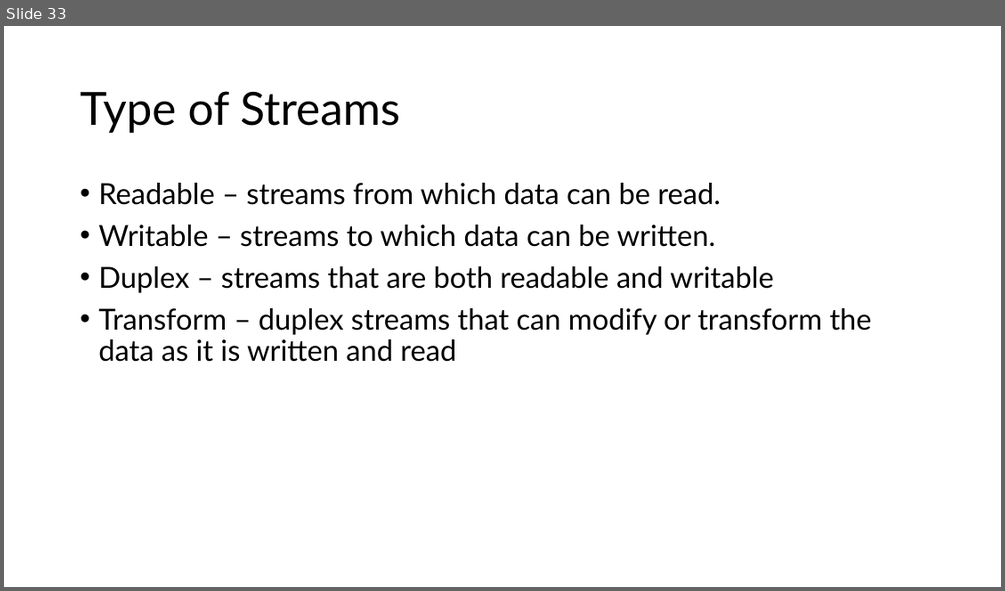
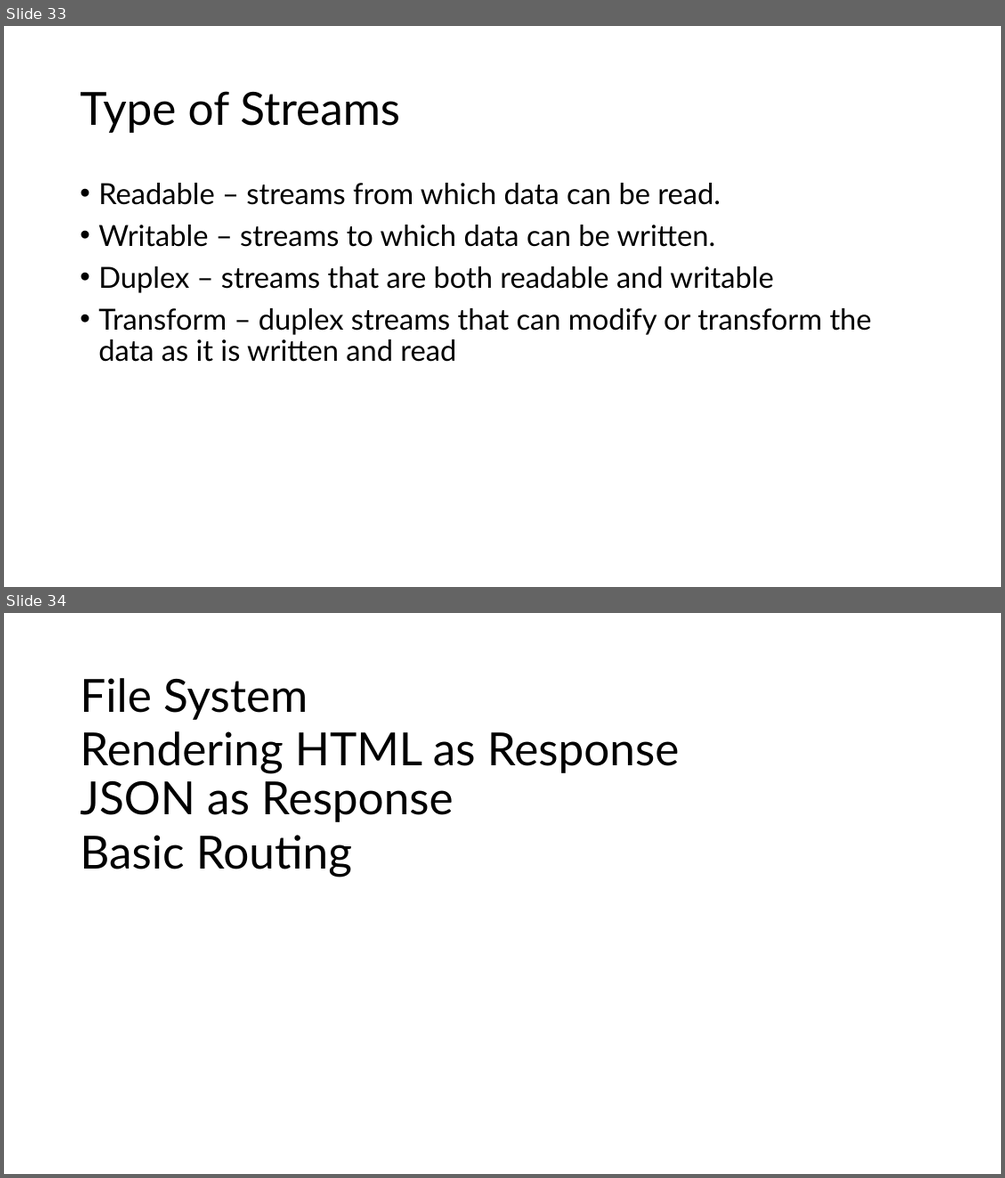
Before and after one commit to PiyushChaturvedii/Batch05, a slide deck: node/Nodejs.pptx. Shown one above the other, each under a label of ours: slide 33 before the commit, slides 33 and 34 after it. The pictures are 1005x591 and 1005x1178 pixels, drawn with LibreOffice and Linux fonts; fonts in the diff are those of the drawing. Boxes give left, top, right and bottom in pixels: in the first picture for what was removed or moved away, otherwise in the second. Text is boxed around its words. In the diff, an @@ line names an element or a change of style, - is before the commit and + after.

```diff
--- a/node/Nodejs.pptx
+++ b/node/Nodejs.pptx
@@ slide 34 added at <box>4,613,1001,1174</box>, background #FFFFFF @@
@@ title added at <box>80,678,307,720</box>, 44 pt, text #000000 @@
+File System
@@ text added at <box>80,731,680,774</box>, 44 pt, text #000000 @@
+Rendering HTML as Response
@@ text added at <box>80,780,453,822</box>, 44 pt, text #000000 @@
+JSON as Response
@@ text added at <box>80,835,352,876</box>, 44 pt, text #000000 @@
+Basic Routing
```
Also in this commit, not shown: 16 other files.
